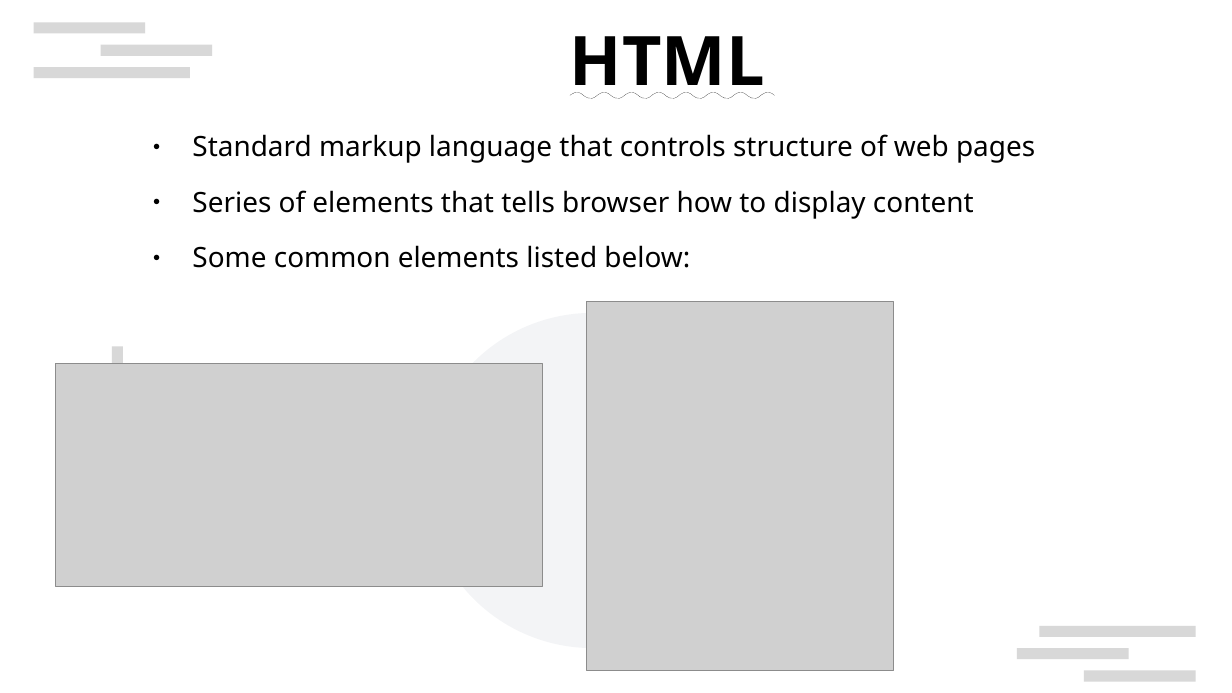
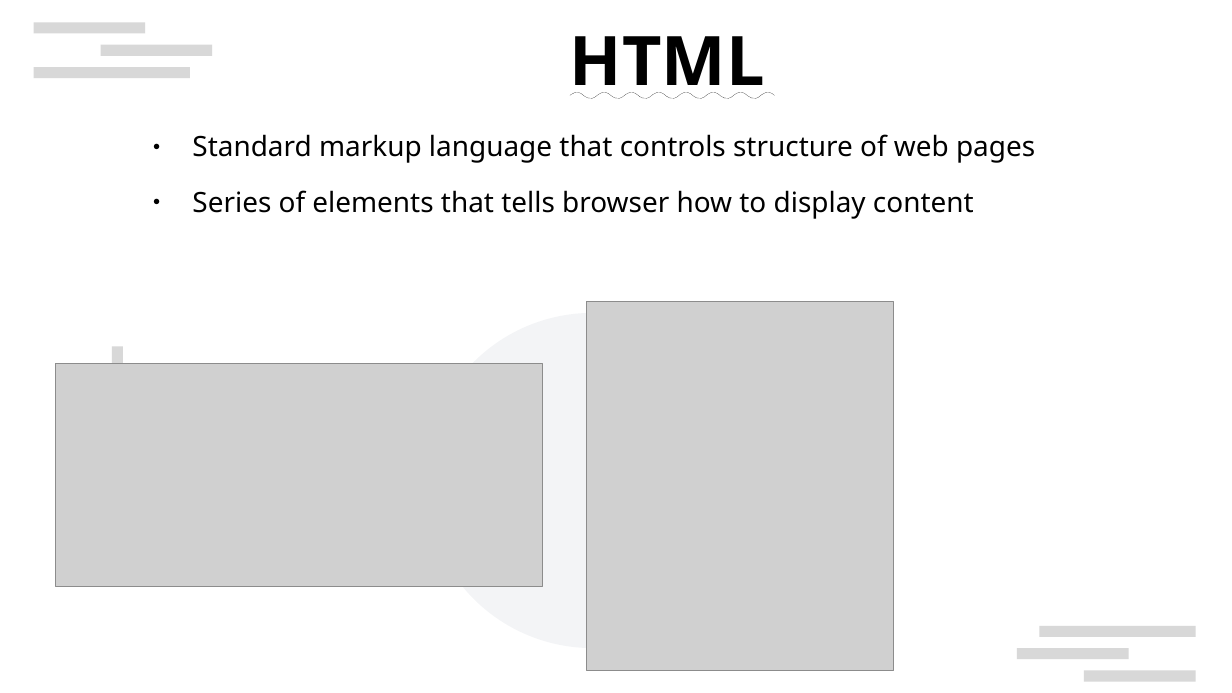
Before and after one commit to TonyLiu0226/toDoListTutorial, a slide deck: slide 4 of presentation.pptx (slide 3 before the commit). Drawn at 1232x693 pixels with LibreOffice and Linux fonts; fonts in the diff are those of the drawing; grey boxes stand for pictures; background and template pictures are left out. Boxes give left, top, right and bottom in pixels: in the first picture for what was removed or moved away, otherwise in the second. Text is boxed around its words. In the diff, an @@ line names an element or a change of style, - is before the commit and + after.

```diff
--- a/presentation.pptx
+++ b/presentation.pptx
@@ text at (x1=192, y1=245, x2=690, y2=268): paragraph removed @@
-● Some common elements listed below:
```
Also in this commit, not shown: 10 other slides changed, 1 slide added, 1 slide removed.
